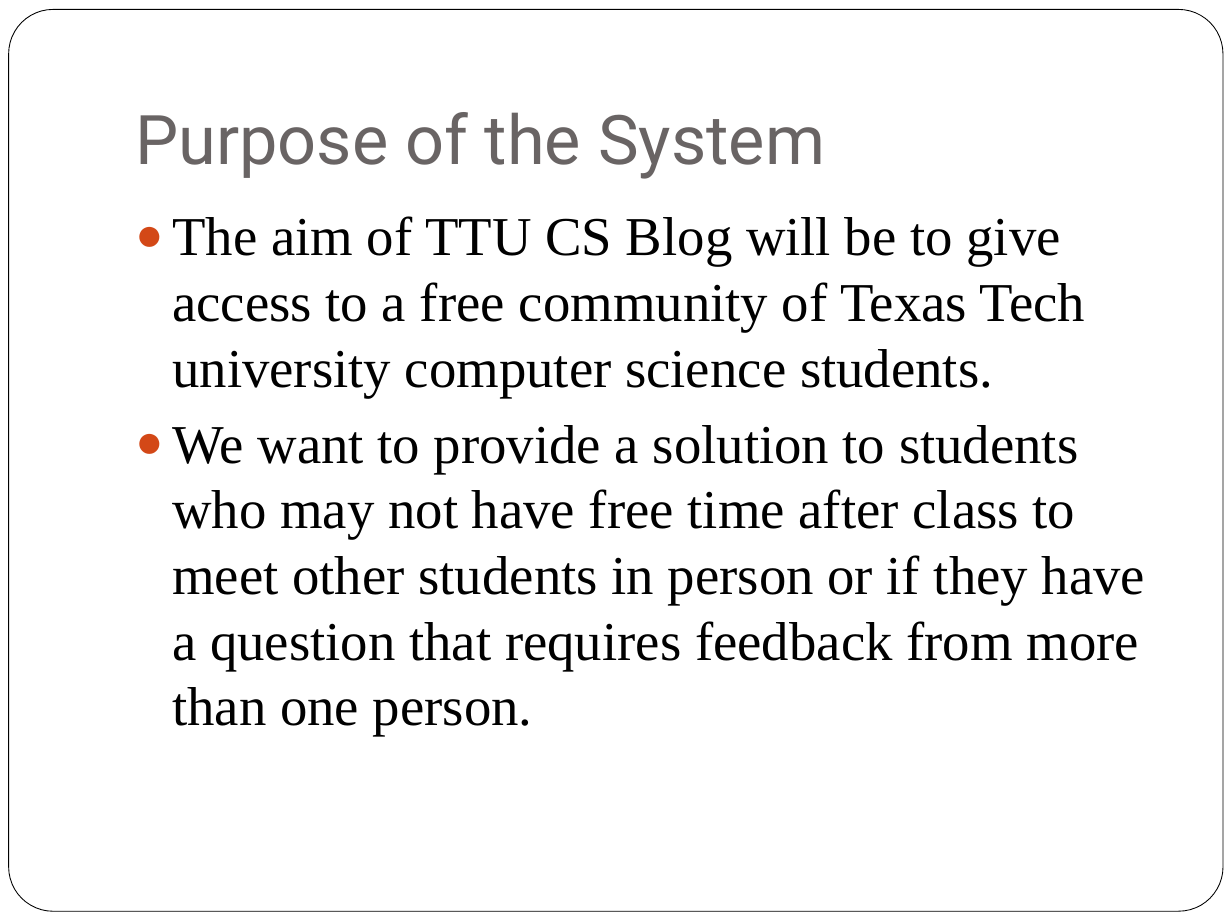
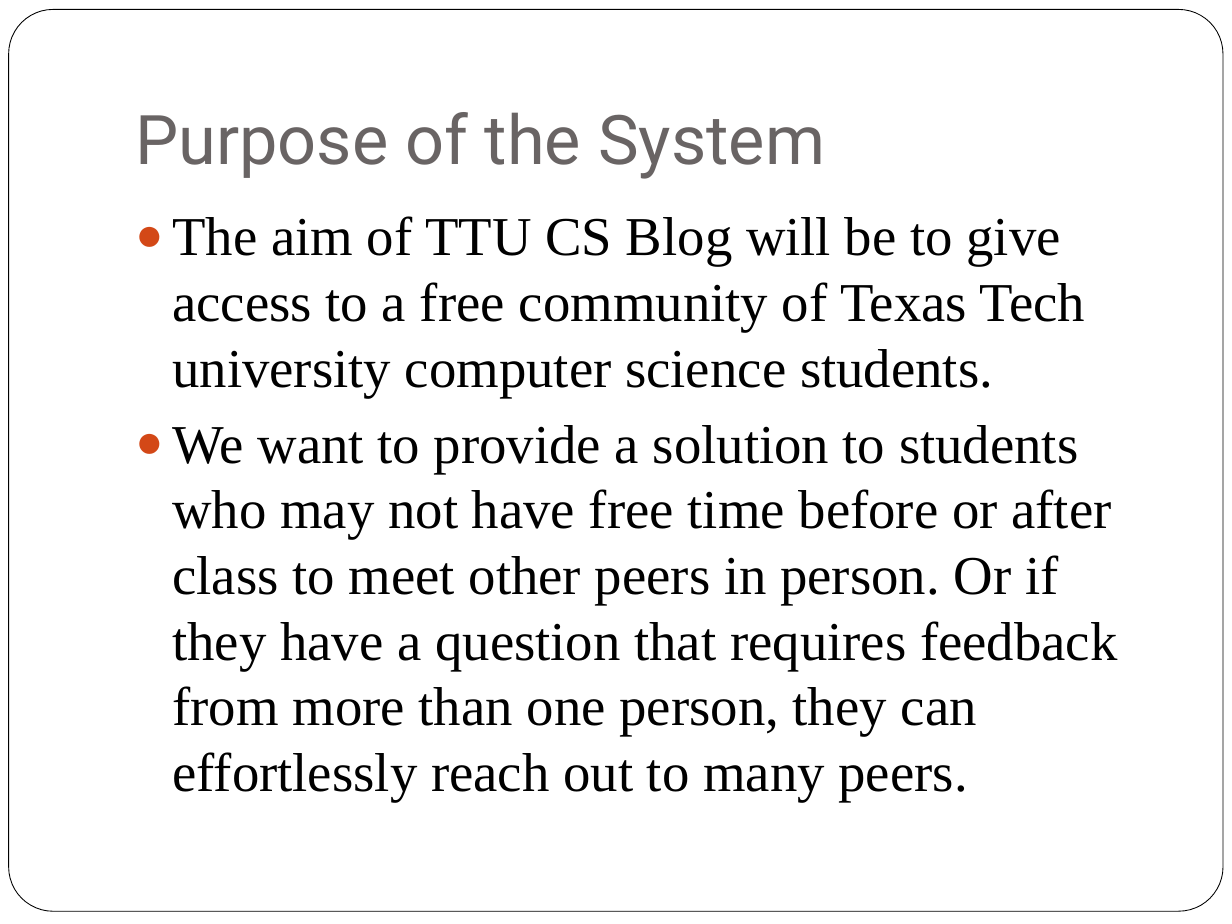
Before and after one commit to patrickbraud/CapstoneProject, a slide deck: slide 3 of Proposal/TTU CS Blog Requirements.pptx. Drawn at 1232x924 pixels with LibreOffice and Linux fonts; fonts in the diff are those of the drawing. Boxes give left, top, right and bottom in pixels: in the first picture for what was removed or moved away, otherwise in the second. Text is boxed around its words. In the diff, an @@ line names an element or a change of style, - is before the commit and + after.

```diff
--- a/Proposal/TTU CS Blog Requirements.pptx
+++ b/Proposal/TTU CS Blog Requirements.pptx
@@ text at <box>172,425,1118,802</box>: text changed @@
-● We want to provide a solution to students who may not have free time after class to meet other students in person or if they have a question that requires feedback from more than one person.
+● We want to provide a solution to students who may not have free time before or after class to meet other peers in person. Or if they have a question that requires feedback from more than one person, they can effortlessly reach out to many peers.
```
Also in this commit, not shown: 8 other slides changed, 1 slide added, 1 other file.
